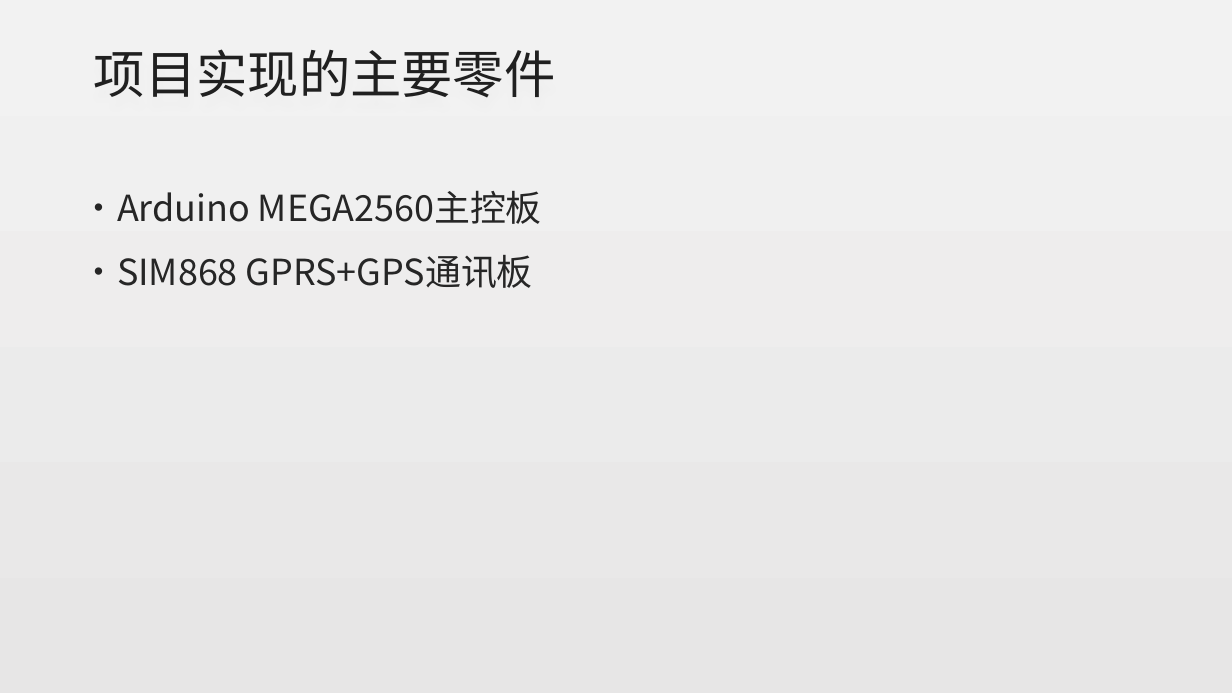
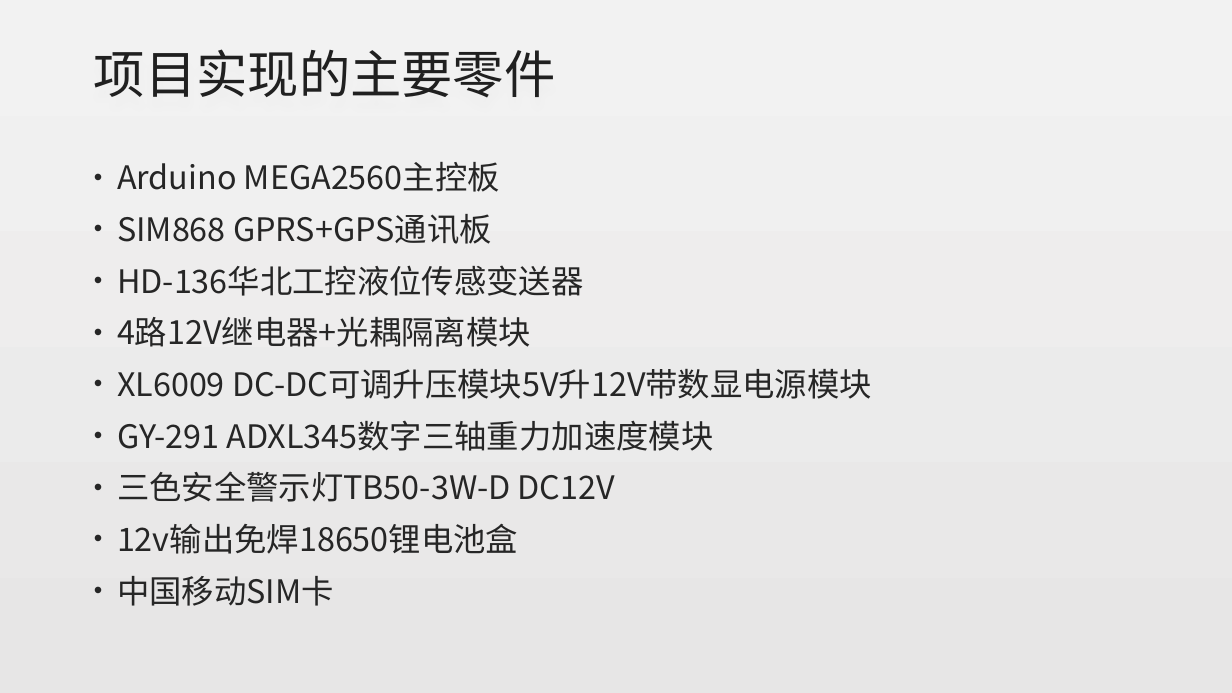
Before and after one commit to alanz2015/Study-Notes, a slide deck: slide 5 of 实时路面积水检测设备实现方案-张沛霖20170816.pptx. Drawn at 1232x693 pixels with LibreOffice and Linux fonts; fonts in the diff are those of the drawing. Boxes give left, top, right and bottom in pixels: in the first picture for what was removed or moved away, otherwise in the second. Text is boxed around its words. In the diff, an @@ line names an element or a change of style, - is before the commit and + after.

Commit message:
Add design desc info

```diff
--- a/实时路面积水检测设备实现方案-张沛霖20170816.pptx
+++ b/实时路面积水检测设备实现方案-张沛霖20170816.pptx
@@ text "Arduino MEGA2560主控板": place and size @@
-text "Arduino MEGA2560主控板" at bbox=[117, 190, 542, 288]
+text "Arduino MEGA2560主控板" at bbox=[117, 162, 872, 606]
@@ text at bbox=[117, 162, 500, 244]: size 28 to 25.2 pt in "Arduino MEGA2560主控板", "SIM868 GPRS+GPS通讯板"; line spacing 1.2 to 1 @@
@@ text at bbox=[117, 265, 872, 606]: paragraphs added @@
+• HD-136华北工控液位传感变送器
+• 4路12V继电器+光耦隔离模块
+• XL6009 DC-DC可调升压模块5V升12V带数显电源模块
+• GY-291 ADXL345数字三轴重力加速度模块
+• 三色安全警示灯TB50-3W-D DC12V
+• 12v输出免焊18650锂电池盒
+• 中国移动SIM卡
```
Also in this commit, not shown: 4 other slides changed, 1 slide added.
